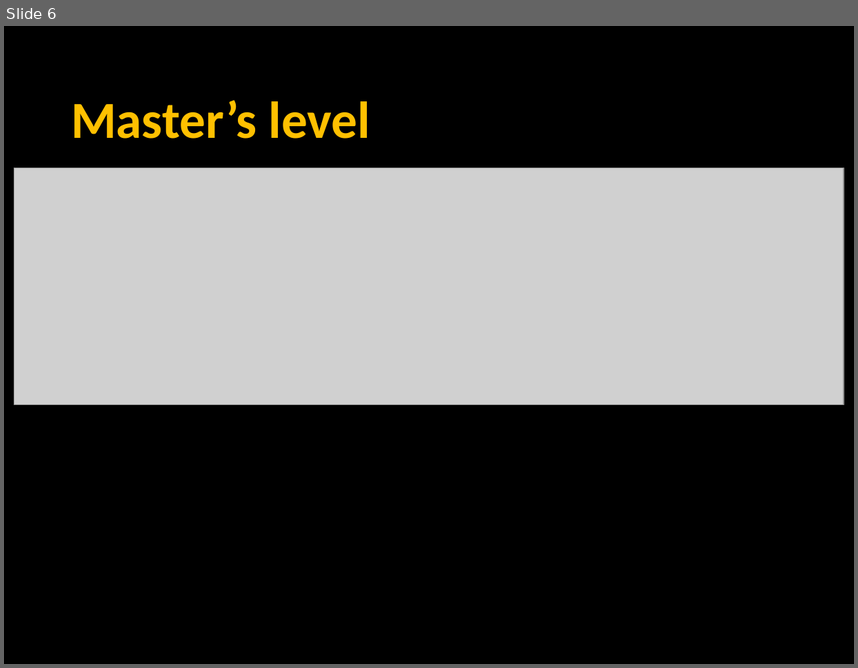
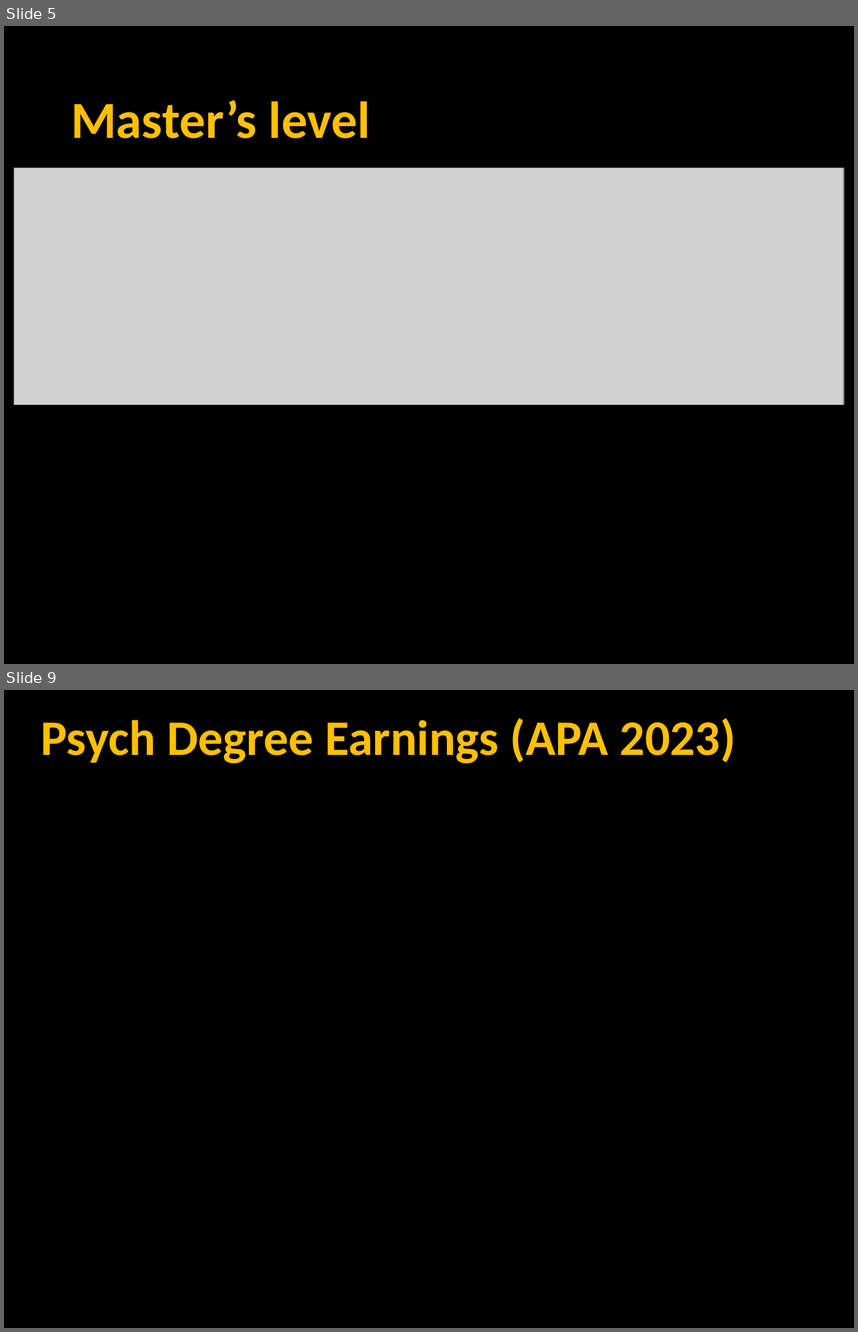
Before and after one commit to npm27/Teaching-Materials, a slide deck: Writing Fall 23/Slides/12 Week 14 Grad School Preview.pptx. Shown one above the other, each under a label of ours: slide 6 before the commit, slides 5 and 9 after it; the slides between them are not shown. The pictures are 858x668 and 858x1332 pixels, drawn with LibreOffice and Linux fonts; fonts in the diff are those of the drawing; grey boxes stand for pictures; background and template pictures are left out. Boxes give left, top, right and bottom in pixels: in the first picture for what was removed or moved away, otherwise in the second. Text is boxed around its words. In the diff, an @@ line names an element or a change of style, - is before the commit and + after.

```diff
--- a/Writing Fall 23/Slides/12 Week 14 Grad School Preview.pptx
+++ b/Writing Fall 23/Slides/12 Week 14 Grad School Preview.pptx
@@ slide 9 added at (4, 690, 854, 1328), background picture (left out) @@
@@ text added at (41, 718, 736, 764), 42 pt, text #FFC000, bold @@
+Psych Degree Earnings (APA 2023)
@@ what was slide 6 is now slide 5 @@
```
Also in this commit, not shown: 3 slides changed, 4 other slides added, 5 slides removed.
